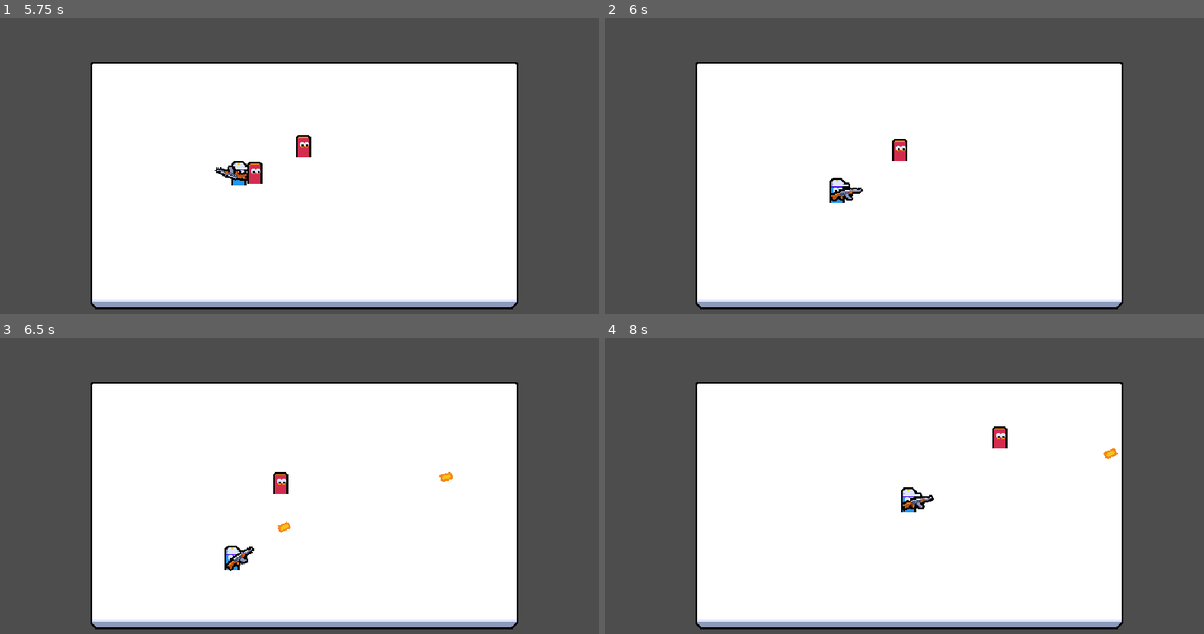
Above: before the commit, frames 1-4 (two rows, left to right).
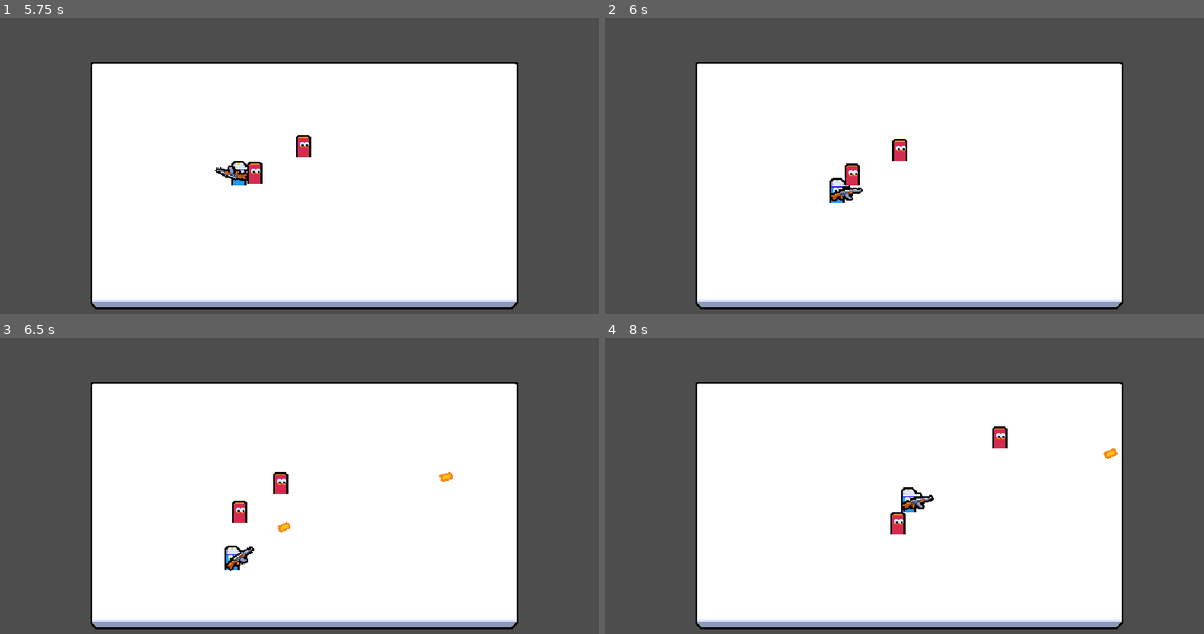
Above: after the commit, the same moments.

Repository: smarshallprice/hazmat-heroes
Game: Godot game, scene res://ui/main_menu/main_menu.tscn
The game is run twice, just before and just after one commit, with the same random seed, the same clock (stepped at 60 frames per second) and the same inputs.
Inputs (mouse positions are in pixels of both pictures, inside the frame that each line leads up to):
- Up to frame 1 (5.75 s): tap Enter at 0.5 s; move the mouse to (437, 163) at 0.52 s; press the mouse at (437, 163) at 0.53 s; hold D (move_right) 0.53-1.25 s; release the mouse at (437, 163) at 1.25 s; click "Host" at 1.25 s; tap Space at 2 s; move the mouse to (179, 198) at 2.02 s; hold S (move_down) 2.03-2.78 s; click (179, 198) at 2.1 s; move the mouse to (365, 106) at 2.77 s; press the mouse at (365, 106) at 2.78 s; hold D (move_right) 2.78-3.53 s; move the mouse to (275, 248) at 3.52 s; release the mouse at (275, 248) at 3.53 s; hold W (move_up) 3.53-4.28 s; click (275, 248) at 3.6 s; move the mouse to (485, 231) at 4.27 s; press the mouse at (485, 231) at 4.28 s; hold A (move_left) from 4.28 s (still down); move the mouse to (119, 130) at 5.02 s; release the mouse at (119, 130) at 5.03 s; click (119, 130) at 5.1 s
- Up to frame 2 (6 s): move the mouse to (940, 180) at 5.77 s; release A (move_left) at 5.78 s; press the mouse at (940, 180) at 5.78 s; hold S (move_down) from 5.78 s (still down)
- Up to frame 3 (6.5 s): keep holding S (move_down)
- Up to frame 4 (8 s): move the mouse to (820, 414) at 6.52 s; release S (move_down) at 6.53 s; release the mouse at (820, 414) at 6.53 s; hold D (move_right) 6.53-7.28 s; click (820, 414) at 6.6 s; move the mouse to (1042, 483) at 7.27 s; press the mouse at (1042, 483) at 7.28 s; hold W (move_up) from 7.28 s (still down)

Frame 1 is identical in both runs. In frame 2, 0.2% of the frame differs, in the area x 40-43%, y 49-57%; in frame 3, 0.2%, in the area x 38-42%, y 55-63%; in frame 4, 0.2%.

Commit message:
health component created

Diff:
--- /dev/null
+++ b/component/health_component.gd
@@ -0,0 +1,17 @@
+class_name HealthComponent
+extends Node
+
+signal died
+
+@export var max_health:int = 1
+
+var current_health:int
+
+func _ready() -> void:
+    current_health = max_health
+
+func damage(amount:int) -> void:
+    current_health = clamp(current_health - amount, 0, max_health)
+
+    if current_health <= 0:
+        died.emit()
--- /dev/null
+++ b/component/health_component.tscn
@@ -0,0 +1,6 @@
+[gd_scene format=3 uid="uid://cgclxaub4sjmi"]
+
+[ext_resource type="Script" uid="uid://dm6ynnhjw6mif" path="res://component/health_component.gd" id="1_x4qdk"]
+
+[node name="HealthComponent" type="Node" unique_id=739731049]
+script = ExtResource("1_x4qdk")
--- a/entities/enemy/enemy.gd
+++ b/entities/enemy/enemy.gd
@@ -3,8 +3,8 @@
 
 @onready var area_2d:Area2D = $Area2D
 @onready var target_acquisition_timer:Timer = $TargetAvquisitionTimer
+@onready var health_component : HealthComponent = $HealthComponent
 
-var current_health:int = 1
 var target_position:Vector2
 
 func _ready() -> void:
@@ -13,6 +13,7 @@
     if is_multiplayer_authority():
         #get target on spawn
         acquire_target()
+        health_component.died.connect(_on_died)
 
 func _process(delta: float) -> void:
     if is_multiplayer_authority():
@@ -21,9 +22,7 @@
         move_and_slide()
 
 func  handle_hit() -> void:
-    current_health -= 1
-    if current_health <= 0:
-        queue_free()
+    health_component.damage(1)
 
 func acquire_target()-> void:
     #Get all the players via player group
@@ -58,3 +57,6 @@
 func _on_target_acquistion_timeout()-> void:
     if is_multiplayer_authority():
         acquire_target()
+
+func _on_died() -> void:
+    queue_free()
--- a/entities/enemy/enemy.tscn
+++ b/entities/enemy/enemy.tscn
@@ -2,6 +2,7 @@
 
 [ext_resource type="Script" uid="uid://c5ar67sarsb1p" path="res://entities/enemy/enemy.gd" id="1_im2q6"]
 [ext_resource type="Texture2D" uid="uid://kb0cn83asj0o" path="res://entities/enemy/enemy_medium.png" id="1_ksmh7"]
+[ext_resource type="PackedScene" uid="uid://cgclxaub4sjmi" path="res://component/health_component.tscn" id="2_3fvr7"]
 
 [sub_resource type="SceneReplicationConfig" id="SceneReplicationConfig_im2q6"]
 properties/0/path = NodePath(".:global_position")
@@ -21,6 +22,9 @@
 
 [node name="MultiplayerSynchronizer" type="MultiplayerSynchronizer" parent="." unique_id=1718204164]
 replication_config = SubResource("SceneReplicationConfig_im2q6")
+
+[node name="HealthComponent" parent="." unique_id=739731049 instance=ExtResource("2_3fvr7")]
+max_health = 2
 
 [node name="TargetAvquisitionTimer" type="Timer" parent="." unique_id=931314591]
 wait_time = 0.2
Not shown, added: component/health_component.gd.uid
